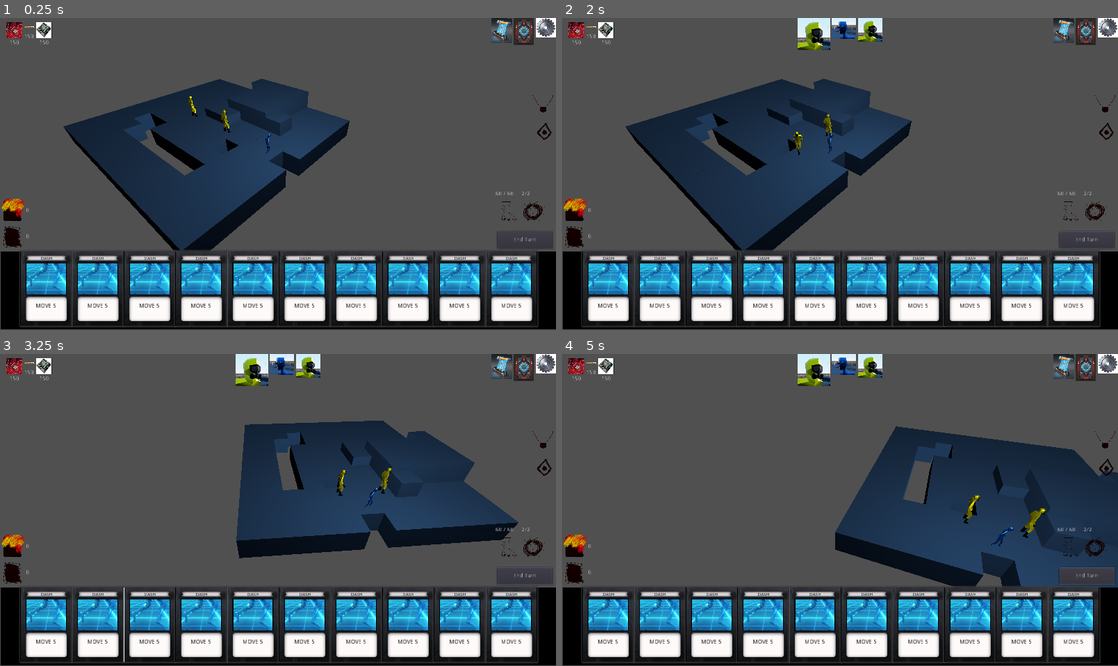
Above: before the commit, frames 1-4 (two rows, left to right).
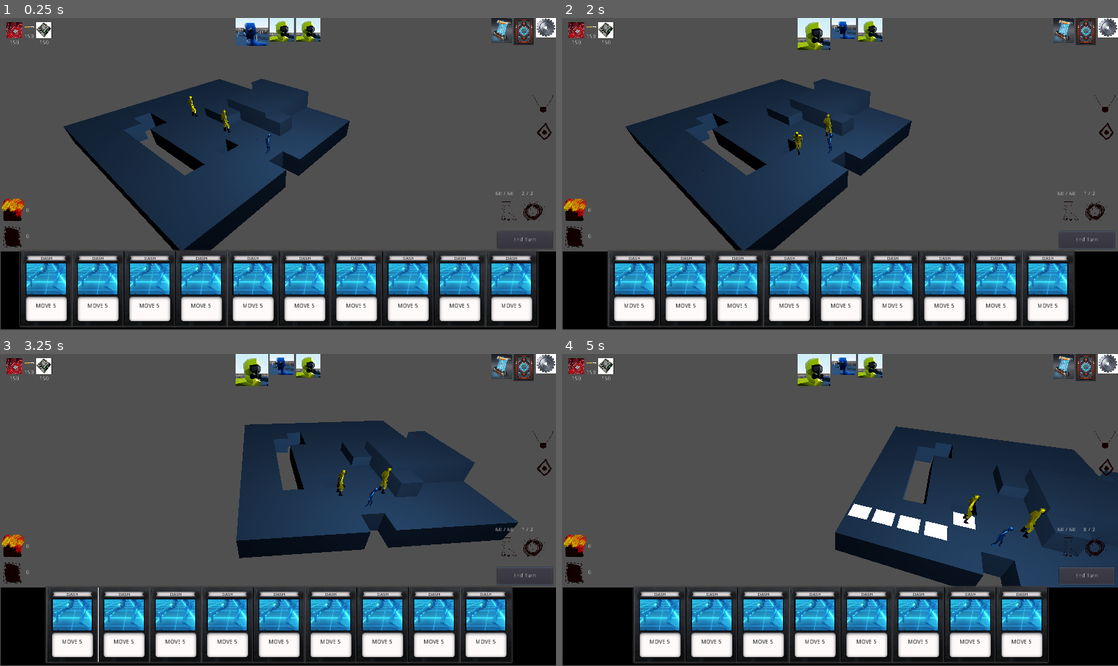
Above: after the commit, the same moments.

Repository: richardbonneau/space-rogue
Game: Godot game, scene res://Main/Main.tscn
Two runs of this game, one before a commit and one after it. Both use one fixed random seed, a clock stepped at 60 frames per second and the inputs below. The engine's default icon, where the game draws it, is replaced by a stand-in: a white triangle on a blue panel in a dark square.
Inputs (mouse positions are in pixels of both pictures, inside the frame that each line leads up to):
- Up to frame 1 (0.25 s): no input
- Up to frame 2 (2 s): click "End Turn" at 0.5 s; tap Enter at 1.25 s; drag from (606, 289) to (895, 105) at 1.27 s
- Up to frame 3 (3.25 s): drag from (100, 625) to (250, 572) at 2.02 s; move the mouse to (150, 625) at 2.77 s; hold D (right) from 2.78 s (still down); hold Q (q) from 2.78 s (still down); click (150, 625) at 2.92 s; tap E (e) at 3.05 s
- Up to frame 4 (5 s): release D (right) at 3.5 s; release Q (q) at 3.5 s; drag from (762, 625) to (673, 463) at 3.52 s; drag from (812, 625) to (867, 510) at 4.27 s

The runs differ from the first frame. In frame 1, 1.2% of the frame differs, in the area x 42-96%, y 0-57%; in frame 2, 14%, in the area x 3-97%, y 55-100%; in frame 3, 14%; in frame 4, 4.9%.
Error before the commit: Invalid get index 'turn_order' (on base: 'Nil'). (res://UI/Scripts/PortraitOrder.gd:18)

Commit message:
before putting scripts in autoload

Diff:
--- a/Entities/Scripts/Entity.gd
+++ b/Entities/Scripts/Entity.gd
@@ -1,9 +1,9 @@
 extends Spatial
 
 onready var rounds = self.get_owner().get_node("Rounds")
-onready var portrait_order = self.get_owner().get_owner().get_node("PortraitOrder")
 
-export(String,"Enemy", "Player") var type
+onready var initiative = 50
+export(String,"Enemy", "Player", "Ally") var type
 var current_tile
 
 func _ready():
@@ -17,6 +17,7 @@
 	self.add_child(animation_player_instance)
 
 	if type == "Enemy":
+		initiative = 60
 		var enemy_ai = load('res://Entities/EnemyAi.tscn')
 		var enemy_ai_instance = enemy_ai.instance()
 		self.add_child(enemy_ai_instance)
@@ -39,4 +40,3 @@
 
 func add_to_turn_order():
 	rounds.add_entity_to_list(self)
-	portrait_order.rearrange_portrait_order()
--- a/Level/Scripts/PlayerActions.gd
+++ b/Level/Scripts/PlayerActions.gd
@@ -3,6 +3,8 @@
 onready var camera = self.get_parent().get_node("CameraHolder").get_child(0)
 onready var player_max_move = 60
 onready var player_remaining_move = 60
+onready var player_max_cards = 2
+onready var player_remaining_cards = 2
 
 func play_card(var card_attributes):
 	if card_attributes.type == "move":
--- a/Level/Scripts/Rounds.gd
+++ b/Level/Scripts/Rounds.gd
@@ -8,9 +8,15 @@
 
 onready var initial_tile_check = false
 
+class MyCustomSorter:
+	static func custom_sorter(a,b):
+		if a.initiative < b.initiative:
+			return true
+		else : return false
+
 func _ready():
-	sort_turn_order()
 	#get_all_entities_turn_order()
+	pass
 
 func _process(delta):
 	if !initial_tile_check:
@@ -25,7 +31,9 @@
 	turn_order.append(entity)
 
 func sort_turn_order():
-	pass
+	print("bef ",turn_order)
+	turn_order.sort_custom(MyCustomSorter,"custom_sorter")
+	print("aft " , turn_order)
 
 func get_all_entities_turn_order():
 	for entity in entities.get_children():
--- a/Main/Main.tscn
+++ b/Main/Main.tscn
@@ -1,13 +1,16 @@
-[gd_scene load_steps=7 format=2]
+[gd_scene load_steps=9 format=2]
 
+[ext_resource path="res://Main/Scripts/StartGame.gd" type="Script" id=1]
 [ext_resource path="res://UI/Hand.tscn" type="PackedScene" id=2]
 [ext_resource path="res://Level/GameBoard.tscn" type="PackedScene" id=3]
 [ext_resource path="res://UI/Debug.tscn" type="PackedScene" id=4]
 [ext_resource path="res://UI/PortraitOrder.tscn" type="PackedScene" id=5]
 [ext_resource path="res://UI/Ressources.tscn" type="PackedScene" id=6]
 [ext_resource path="res://UI/Menus.tscn" type="PackedScene" id=7]
+[ext_resource path="res://Main/Scripts/Main.gd" type="Script" id=8]
 
 [node name="Main" type="Node"]
+script = ExtResource( 8 )
 
 [node name="GameBoard" parent="." instance=ExtResource( 3 )]
 
@@ -22,3 +25,6 @@
 
 [node name="AddCardDebug" parent="." instance=ExtResource( 4 )]
 visible = false
+
+[node name="StartGame" type="Node" parent="."]
+script = ExtResource( 1 )
--- a/Main/Scripts/Main.gd
+++ b/Main/Scripts/Main.gd
@@ -1 +1,13 @@
 extends Node
+
+
+var scripts_needed_to_start = ["StartGame"]
+var scripts_ready = []
+
+
+func start():
+	var rounds = self.get_node("GameBoard").get_node("Rounds")
+	var portrait_order = self.get_node("PortraitOrder")
+	rounds.sort_turn_order()
+	#portrait_order.get_dependencies()
+	portrait_order.rearrange_portrait_order()
--- /dev/null
+++ b/Main/Scripts/StartGame.gd
@@ -0,0 +1,17 @@
+extends Node
+
+
+# Declare member variables here. Examples:
+# var a = 2
+# var b = "text"
+
+
+# Called when the node enters the scene tree for the first time.
+func _ready():
+	self.get_owner().start()
+
+
+
+# Called every frame. 'delta' is the elapsed time since the previous frame.
+#func _process(delta):
+#	pass
